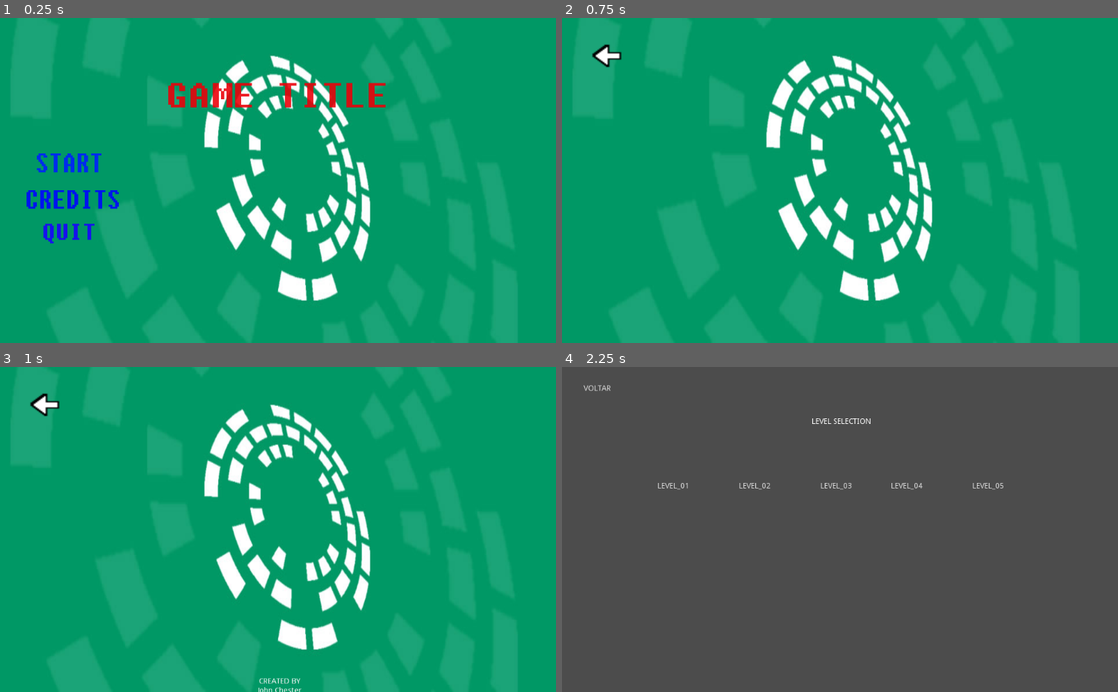
Above: before the commit, frames 1-4 (two rows, left to right).
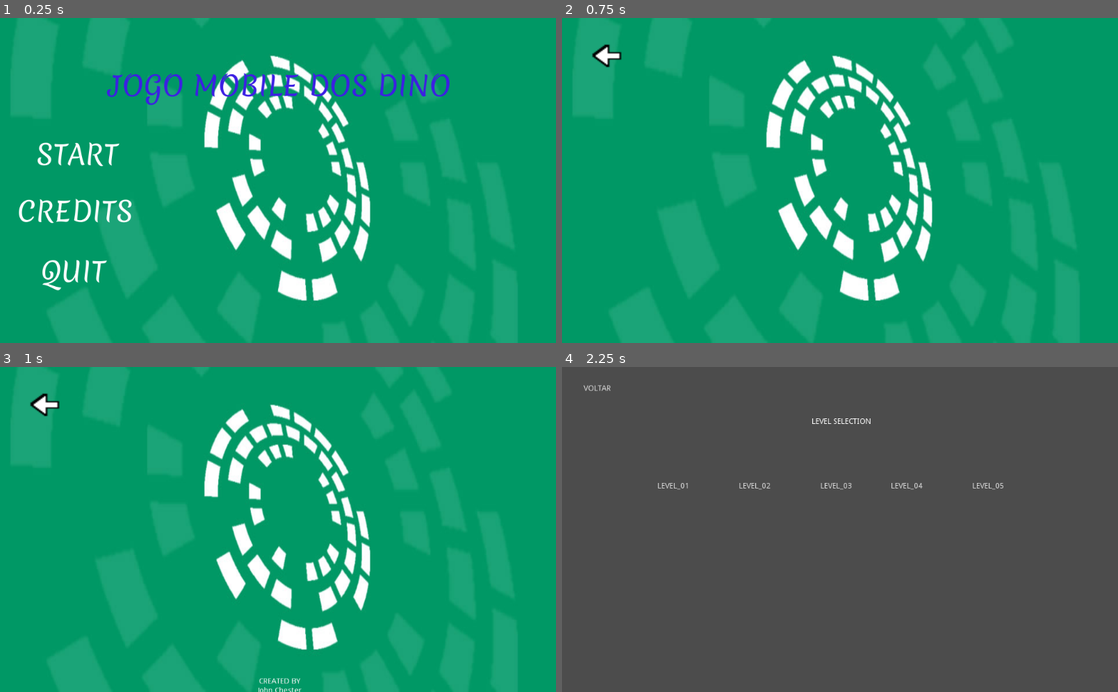
Above: after the commit, the same moments.

Repository: FronteiraTec/dino-travel
Game: Godot game, scene res://SCENES/UI/MENU.tscn
The game is run twice, just before and just after one commit, with the same random seed, the same clock (stepped at 60 frames per second) and the same inputs.
Inputs (mouse positions are in pixels of both pictures, inside the frame that each line leads up to; where the layout moved, square brackets give the same spot in the first picture):
- Up to frame 1 (0.25 s): no input
- Up to frame 2 (0.75 s): click (639, 209) [634, 200] at 0.5 s
- Up to frame 3 (1 s): no input
- Up to frame 4 (2.25 s): click (606, 406) at 1.25 s; click (639, 503) [628, 513] at 2 s

The runs differ from the first frame. In frame 1, 4.7% of the frame differs, in the area x 3-81%, y 16-84%; in frame 2, nothing differs; in frame 3, nothing differs; in frame 4, nothing differs.

Commit message:
minor changes

Diff:
--- a/BLOCKS/GLASS_1_STEP.tscn
+++ b/BLOCKS/GLASS_1_STEP.tscn
@@ -1,6 +1,7 @@
 [gd_scene load_steps=5 format=2]
 
-[ext_resource path="res://SCRIPTS/GLASS_1_STEP.gd" type="Script" id=1]
+[ext_resource path="res://SCRIPTS/BLOCKS/GLASS_1_STEP.gd" type="Script" id=1]
+
 
 
 
--- a/BLOCKS/PLATFORM_HORIZONTAL.tscn
+++ b/BLOCKS/PLATFORM_HORIZONTAL.tscn
@@ -1,6 +1,7 @@
 [gd_scene load_steps=4 format=2]
 
-[ext_resource path="res://SCRIPTS/PLATFORM_HORIZONTAL.gd" type="Script" id=1]
+[ext_resource path="res://SCRIPTS/BLOCKS/PLATFORM_HORIZONTAL.gd" type="Script" id=1]
+
 
 [sub_resource type="CubeMesh" id=1]
 
--- a/BLOCKS/PLATFORM_HORIZONTAL_LEFT.tscn
+++ b/BLOCKS/PLATFORM_HORIZONTAL_LEFT.tscn
@@ -1,6 +1,7 @@
 [gd_scene load_steps=4 format=2]
 
-[ext_resource path="res://SCRIPTS/PLATFORM_HORIZONTAL_LEFT.gd" type="Script" id=1]
+[ext_resource path="res://SCRIPTS/BLOCKS/PLATFORM_HORIZONTAL_LEFT.gd" type="Script" id=1]
+
 
 [sub_resource type="CubeMesh" id=1]
 
--- a/BLOCKS/PLATFORM_HORIZONTAL_RIGHT.tscn
+++ b/BLOCKS/PLATFORM_HORIZONTAL_RIGHT.tscn
@@ -1,6 +1,7 @@
 [gd_scene load_steps=4 format=2]
 
-[ext_resource path="res://SCRIPTS/PLATFORM_HORIZONTAL_RIGHT.gd" type="Script" id=1]
+[ext_resource path="res://SCRIPTS/BLOCKS/PLATFORM_HORIZONTAL_RIGHT.gd" type="Script" id=1]
+
 
 [sub_resource type="CubeMesh" id=1]
 
--- a/BLOCKS/PLATFORM_VERTICAL.tscn
+++ b/BLOCKS/PLATFORM_VERTICAL.tscn
@@ -1,6 +1,7 @@
 [gd_scene load_steps=5 format=2]
 
-[ext_resource path="res://SCRIPTS/PLATFORM_VERTICAL.gd" type="Script" id=1]
+[ext_resource path="res://SCRIPTS/BLOCKS/PLATFORM_VERTICAL.gd" type="Script" id=1]
+
 
 [sub_resource type="CubeMesh" id=1]
 
--- a/BLOCKS/SINGLE_SPIKE.tscn
+++ b/BLOCKS/SINGLE_SPIKE.tscn
@@ -1,6 +1,7 @@
 [gd_scene load_steps=5 format=2]
 
-[ext_resource path="res://SCRIPTS/SPIKE.gd" type="Script" id=1]
+[ext_resource path="res://SCRIPTS/BLOCKS/SPIKE.gd" type="Script" id=1]
+
 
 [sub_resource type="BoxShape" id=3]
 
--- a/BLOCKS/SPIKE_MOVING.tscn
+++ b/BLOCKS/SPIKE_MOVING.tscn
@@ -1,7 +1,8 @@
 [gd_scene load_steps=6 format=2]
 
 [ext_resource path="res://BLOCKS/SINGLE_SPIKE.tscn" type="PackedScene" id=1]
-[ext_resource path="res://SCRIPTS/SPIKE_COLLISION.gd" type="Script" id=2]
+[ext_resource path="res://SCRIPTS/BLOCKS/SPIKE_COLLISION.gd" type="Script" id=2]
+
 
 
 
--- a/SCENES/LEVELS/LEVEL_01.tscn
+++ b/SCENES/LEVELS/LEVEL_01.tscn
@@ -6,6 +6,7 @@
 [ext_resource path="res://SCENES/MODELS/PLAYER.tscn" type="PackedScene" id=4]
 [ext_resource path="res://BLOCKS/GAME_OVER_HITBOX.tscn" type="PackedScene" id=5]
 [ext_resource path="res://SCENES/UI/WIN_AREA.tscn" type="PackedScene" id=6]
+[ext_resource path="res://SCENES/UI/TIMER.tscn" type="PackedScene" id=7]
 
 [node name="LEVEL_01" type="Spatial"]
 
@@ -86,3 +87,5 @@
 transform = Transform( -1, 0, 0, 0, 0.819152, 0.573577, 0, 0.573577, -0.819152, 4, 5, 0 )
 projection = 1
 size = 15.0
+
+[node name="Control" parent="." instance=ExtResource( 7 )]
--- a/SCENES/UI/CREDITS.tscn
+++ b/SCENES/UI/CREDITS.tscn
@@ -1,9 +1,10 @@
 [gd_scene load_steps=6 format=2]
 
 [ext_resource path="res://IMAGES/background.jpg" type="Texture" id=1]
-[ext_resource path="res://SCRIPTS/CREDITS.gd" type="Script" id=2]
-[ext_resource path="res://SCRIPTS/RETURN_FROM_CREDITS.gd" type="Script" id=3]
+[ext_resource path="res://SCRIPTS/UI/CREDITS.gd" type="Script" id=2]
+[ext_resource path="res://SCRIPTS/UI/RETURN_FROM_CREDITS.gd" type="Script" id=3]
 [ext_resource path="res://IMAGES/return_arrow.png" type="Texture" id=4]
+
 
 [sub_resource type="RectangleShape2D" id=1]
 
--- a/SCENES/UI/GAME_OVER.tscn
+++ b/SCENES/UI/GAME_OVER.tscn
@@ -1,8 +1,9 @@
 [gd_scene load_steps=4 format=2]
 
-[ext_resource path="res://SCRIPTS/MENU_LEVEL_SELECTION.gd" type="Script" id=1]
-[ext_resource path="res://SCRIPTS/RETRY_FUNCTION_ON_GAME_OVER.gd" type="Script" id=2]
-[ext_resource path="res://SCRIPTS/QUIT_FUNCTION_ON_GAME_OVER.gd" type="Script" id=3]
+[ext_resource path="res://SCRIPTS/UI/MENU_LEVEL_SELECTION.gd" type="Script" id=1]
+[ext_resource path="res://SCRIPTS/UI/RETRY_FUNCTION_ON_GAME_OVER.gd" type="Script" id=2]
+[ext_resource path="res://SCRIPTS/UI/QUIT_FUNCTION_ON_GAME_OVER.gd" type="Script" id=3]
+
 
 [node name="GAME_OVER" type="Control"]
 anchor_right = 1.0
--- a/SCENES/UI/LEVEL_SELECTION.tscn
+++ b/SCENES/UI/LEVEL_SELECTION.tscn
@@ -1,6 +1,7 @@
 [gd_scene load_steps=2 format=2]
 
-[ext_resource path="res://SCRIPTS/LEVEL_SELECTION.gd" type="Script" id=1]
+[ext_resource path="res://SCRIPTS/UI/LEVEL_SELECTION.gd" type="Script" id=1]
+
 
 [node name="LEVEL_SELECTION" type="Control"]
 anchor_right = 1.0
--- a/SCENES/UI/MENU.tscn
+++ b/SCENES/UI/MENU.tscn
@@ -1,14 +1,12 @@
-[gd_scene load_steps=10 format=2]
+[gd_scene load_steps=5 format=2]
 
 [ext_resource path="res://IMAGES/background.jpg" type="Texture" id=1]
-[ext_resource path="res://IMAGES/game_title.png" type="Texture" id=2]
-[ext_resource path="res://SCRIPTS/BUTTOMS.gd" type="Script" id=3]
-[ext_resource path="res://IMAGES/BUTTOMS/START_BUTTOM/start_idle.png" type="Texture" id=4]
-[ext_resource path="res://IMAGES/BUTTOMS/START_BUTTOM/start_hover.png" type="Texture" id=5]
-[ext_resource path="res://IMAGES/BUTTOMS/CREDITS_BUTTOM/credits_idle.png" type="Texture" id=6]
-[ext_resource path="res://IMAGES/BUTTOMS/CREDITS_BUTTOM/credits_hover.png" type="Texture" id=7]
-[ext_resource path="res://IMAGES/BUTTOMS/QUIT_BUTTOM/quit_idle.png" type="Texture" id=8]
-[ext_resource path="res://IMAGES/BUTTOMS/QUIT_BUTTOM/quit_hover.png" type="Texture" id=9]
+[ext_resource path="res://Merienda-Regular.ttf" type="DynamicFontData" id=2]
+[ext_resource path="res://SCRIPTS/UI/BUTTOMS.gd" type="Script" id=3]
+
+[sub_resource type="DynamicFont" id=1]
+size = 50
+font_data = ExtResource( 2 )
 
 [node name="MAIN_MENU" type="Control"]
 anchor_right = 1.0
@@ -25,52 +23,81 @@
 margin_bottom = 300.0
 texture = ExtResource( 1 )
 expand = true
+__meta__ = {
+"_edit_lock_": true
+}
 
-[node name="GAME_TITLE" type="TextureRect" parent="."]
-anchor_left = 0.5
-anchor_top = 0.5
-anchor_right = 0.5
-anchor_bottom = 0.5
-margin_left = -202.0
-margin_top = -180.0
-margin_right = 198.0
-margin_bottom = -124.0
-texture = ExtResource( 2 )
+[node name="GAME NAME" type="Label" parent="."]
+margin_left = 198.856
+margin_top = 87.5762
+margin_right = 830.856
+margin_bottom = 161.576
+custom_fonts/font = SubResource( 1 )
+custom_colors/font_color = Color( 0.235294, 0.121569, 0.890196, 1 )
+text = "JOGO MOBILE DOS DINO"
 
 [node name="BUTTOMS" type="Control" parent="."]
+editor/display_folded = true
 margin_right = 40.0
 margin_bottom = 40.0
 script = ExtResource( 3 )
 
 [node name="START" type="TextureButton" parent="BUTTOMS"]
-margin_left = 68.0
-margin_top = 250.0
-margin_right = 187.0
-margin_bottom = 285.0
-texture_normal = ExtResource( 4 )
-texture_pressed = ExtResource( 5 )
-texture_hover = ExtResource( 5 )
+editor/display_folded = true
+margin_left = 58.0277
+margin_top = 215.892
+margin_right = 224.028
+margin_bottom = 283.892
 expand = true
 
+[node name="Label" type="Label" parent="BUTTOMS/START"]
+margin_left = 9.10806
+margin_top = -1.35181
+margin_right = 180.108
+margin_bottom = 72.6482
+custom_fonts/font = SubResource( 1 )
+text = "START"
+__meta__ = {
+"_edit_group_": true
+}
+
 [node name="CREDITS" type="TextureButton" parent="BUTTOMS"]
-margin_left = 49.1855
-margin_top = 318.282
-margin_right = 219.186
-margin_bottom = 352.282
-texture_normal = ExtResource( 6 )
-texture_pressed = ExtResource( 7 )
-texture_hover = ExtResource( 7 )
+editor/display_folded = true
+margin_left = 33.0
+margin_top = 320.216
+margin_right = 246.0
+margin_bottom = 392.216
 expand = true
+__meta__ = {
+"_edit_group_": true
+}
+
+[node name="Label" type="Label" parent="BUTTOMS/CREDITS"]
+margin_left = -0.645447
+margin_top = -0.0498352
+margin_right = 212.355
+margin_bottom = 73.9502
+custom_fonts/font = SubResource( 1 )
+text = "CREDITS"
 
 [node name="QUIT" type="TextureButton" parent="BUTTOMS"]
-margin_left = 80.0
-margin_top = 380.0
-margin_right = 174.0
-margin_bottom = 416.0
-texture_normal = ExtResource( 8 )
-texture_pressed = ExtResource( 9 )
-texture_hover = ExtResource( 9 )
+editor/display_folded = true
+margin_left = 80.3241
+margin_top = 427.8
+margin_right = 198.324
+margin_bottom = 507.8
 expand = true
+__meta__ = {
+"_edit_group_": true
+}
+
+[node name="Label" type="Label" parent="BUTTOMS/QUIT"]
+margin_left = -5.54013
+margin_top = 2.50693
+margin_right = 115.46
+margin_bottom = 76.507
+custom_fonts/font = SubResource( 1 )
+text = "QUIT"
 [connection signal="pressed" from="BUTTOMS/START" to="BUTTOMS" method="_on_START_pressed"]
 [connection signal="pressed" from="BUTTOMS/CREDITS" to="BUTTOMS" method="_on_CREDITS_pressed"]
 [connection signal="pressed" from="BUTTOMS/QUIT" to="BUTTOMS" method="_on_QUIT_pressed"]
--- a/SCRIPTS/BUTTOMS.gd
+++ /dev/null
@@ -1,27 +0,0 @@
-extends Control
-
-
-func _ready():
-	$"START"
-
-	$"CREDITS"
-
-	$"QUIT"
-
-func _physics_process(delta):
-	# MOUSE ON BUTTOMS
-	if $"START".is_hovered()     == true: $"START".grab_focus()
-	elif $"CREDITS".is_hovered() == true: $"CREDITS".grab_focus()
-	elif $"QUIT".is_hovered()    == true: $"QUIT".grab_focus()
-
-
-func _on_START_pressed():
-	get_tree().change_scene('res://SCENES/UI/LEVEL_SELECTION.tscn')
-
-
-func _on_CREDITS_pressed():
-	get_tree().change_scene('res://SCENES/UI/CREDITS.tscn')
-
-
-func _on_QUIT_pressed():
-	get_tree().quit()
--- a/SCRIPTS/CREDITS.gd
+++ /dev/null
@@ -1,10 +0,0 @@
-extends KinematicBody2D
-
-# Apply movement to credits text
-export var up_speed = 100
-
-func _ready():
-	pass
-
-func _process(delta):
-	position.y -= up_speed * delta
--- a/SCRIPTS/GLASS_1_STEP.gd
+++ /dev/null
@@ -1,16 +0,0 @@
-extends Area
-
-# function which detects if player have passed through the block and then delete it
-var contvidro = 0
-
-func _ready():
-	pass
-
-func _process(delta):
-	pass
-
-func _on_Area_body_exited(body):
-	if contvidro == 0:
-		get_parent().queue_free()
-	else:
-		contvidro -= 1
--- a/SCRIPTS/LEVEL_SELECTION.gd
+++ /dev/null
@@ -1,21 +0,0 @@
-extends Control
-
-
-func _on_VOLTAR_pressed():
-	get_tree().change_scene('res://SCENES/UI/MENU.tscn')
-
-
-func _on_Button_pressed():
-	get_tree().change_scene('res://SCENES/LEVELS/LEVEL_01.tscn')
-
-func _on_Button2_pressed():
-	get_tree().change_scene('res://SCENES/LEVELS/LEVEL_02.tscn')
-
-func _on_Button3_pressed():
-	get_tree().change_scene('res://SCENES/UI/LEVEL_SELECTION.tscn')
-
-func _on_Button4_pressed():
-	get_tree().change_scene('res://SCENES/UI/LEVEL_SELECTION.tscn')
-
-func _on_Button5_pressed():
-	get_tree().change_scene('res://SCENES/UI/LEVEL_SELECTION.tscn')
--- a/SCRIPTS/MENU_LEVEL_SELECTION.gd
+++ /dev/null
@@ -1,7 +0,0 @@
-extends Button
-
-func _ready():
-	pass
-
-func _on_LEVEL_SELECTION_pressed():
-	get_tree().change_scene('res://SCENES/UI/LEVEL_SELECTION.tscn')
--- a/SCRIPTS/PLATFORM_HORIZONTAL.gd
+++ /dev/null
@@ -1,26 +0,0 @@
-extends KinematicBody
-
-var motion = Vector3()
-var speed = -1
-var limit_inferior = -20
-var limit_superior = +20
-
-func _ready():
-	pass
-
-func _physics_process(delta):
-
-
-	# PARA ESQUERDA E PARA DIREITA
-#	motion.z -= speed
-#	if motion.z < limit_inferior: speed *= -1
-#	elif motion.z > limit_superior: speed *= -1
-
-
-	# PARA FRENTE E PARA TRAS
-	motion.x -= speed
-	if motion.x < limit_inferior: speed *= -1
-	elif motion.x > limit_superior: speed *= -1
-
-
-	motion = move_and_slide(motion)
--- a/SCRIPTS/PLATFORM_HORIZONTAL_LEFT.gd
+++ /dev/null
@@ -1,27 +0,0 @@
-extends KinematicBody
-
-var moving = false
-var motion = Vector3()
-var speed = +50
-var limit_inferior = -20
-var limit_superior = +20
-
-func _ready():
-	pass
-
-func _physics_process(delta):
-
-	if moving == true:
-	# PARA ESQUERDA PARA DIREITA
-		motion.z -= speed * delta
-		if motion.z <= limit_inferior: speed *= -1
-		elif motion.z >= limit_superior: speed *= -1
-
-
-	# PARA FRENTE E PARA TRAS
-	#	motion.x -= speed
-	#	if motion.x < limit_inferior: speed *= -1
-	#	elif motion.x > limit_superior: speed *= -1
-
-
-	motion = move_and_slide(motion)
--- a/SCRIPTS/PLATFORM_HORIZONTAL_RIGHT.gd
+++ /dev/null
@@ -1,28 +0,0 @@
-extends KinematicBody
-
-var moving = true
-var motion = Vector3()
-var speed = -50
-var limit_inferior = -20
-var limit_superior = +20
-
-func _ready():
-	pass
-
-func _physics_process(delta):
-
-
-	if moving == true:
-	# PARA ESQUERDA E PARA DIREITA
-		motion.z -= speed * delta
-		if motion.z <= limit_inferior: speed *= -1
-		elif motion.z >= limit_superior: speed *= -1
-
-
-	# PARA FRENTE E PARA TRAS
-	#	motion.x -= speed
-	#	if motion.x < limit_inferior: speed *= -1
-	#	elif motion.x > limit_superior: speed *= -1
-
-
-	motion = move_and_slide(motion)
--- a/SCRIPTS/PLATFORM_VERTICAL.gd
+++ /dev/null
@@ -1,17 +0,0 @@
-extends KinematicBody
-
-var motion = Vector3()
-var speed = -1
-var limit_inferior = -20
-var limit_superior = 20
-
-func _ready():
-	pass
-
-func _physics_process(delta):
-	motion.y -= speed
-
-	if motion.y < limit_inferior: speed *= -1
-	elif motion.y > limit_superior: speed *= -1
-
-	motion = move_and_slide(motion)
--- a/SCRIPTS/QUIT_FUNCTION_ON_GAME_OVER.gd
+++ /dev/null
@@ -1,7 +0,0 @@
-extends Button
-
-func _ready():
-	pass
-
-func _on_QUIT_pressed():
-	get_tree().quit()
--- a/SCRIPTS/RETRY_FUNCTION_ON_GAME_OVER.gd
+++ /dev/null
@@ -1,8 +0,0 @@
-extends Button
-
-# retry function on gameover scene
-func _ready():
-	pass
-
-func _on_RETRY_pressed():
-	get_tree().change_scene('res://SCENES/UI/LEVEL_SELECTION.tscn')
--- a/SCRIPTS/RETURN_FROM_CREDITS.gd
+++ /dev/null
@@ -1,14 +0,0 @@
-extends Button
-
-# Return from credits scene whenever ESC or button is pressed
-func _ready():
-	pass
-
-
-func _process(delta):
-	if Input.is_action_just_pressed('ui_cancel'):
-		get_tree().change_scene('res://SCENES/UI/MENU.tscn')
-
-
-func _on_Button_button_down():
-	get_tree().change_scene('res://SCENES/UI/MENU.tscn')
--- a/SCRIPTS/SPIKE.gd
+++ /dev/null
@@ -1,18 +0,0 @@
-extends KinematicBody
-
-# makes the spikes go up and down
-var motion = Vector3()
-var speed = -0.01
-var limit_inferior = -1
-var limit_superior = +1
-
-func _ready():
-	pass
-
-func _physics_process(delta):
-	motion.y -= speed
-
-	if motion.y < limit_inferior: speed *= -1
-	elif motion.y > limit_superior: speed *= -1
-
-	motion = move_and_slide(motion)
--- a/SCRIPTS/SPIKE_COLLISION.gd
+++ /dev/null
@@ -1,11 +0,0 @@
-extends Area
-
-func _ready():
-	pass
-
-
-func _on_Area_body_entered(body):
-	#print(body.get_name())
-	if body.get_name() == "player":
-		# game over scene
-		get_tree().change_scene('res://SCENES/UI/LEVEL_SELECTION.tscn')
--- a/project.godot
+++ b/project.godot
@@ -21,8 +21,8 @@
 [autoload]
 
 PLAYER="*res://SCRIPTS/PLAYER.gd"
-PLAT_LEFT="*res://SCRIPTS/PLATFORM_HORIZONTAL_LEFT.gd"
-PLAT_RIGHT="*res://SCRIPTS/PLATFORM_HORIZONTAL_RIGHT.gd"
+PLAT_LEFT="*res://SCRIPTS/BLOCKS/PLATFORM_HORIZONTAL_LEFT.gd"
+PLAT_RIGHT="*res://SCRIPTS/BLOCKS/PLATFORM_HORIZONTAL_RIGHT.gd"
 BURACO="*res://SCRIPTS/BURACO.gd"
 
 [display]
Not shown: 1 places in SCENES/LEVELS/LEVEL_01.tscn that only renumber resources
